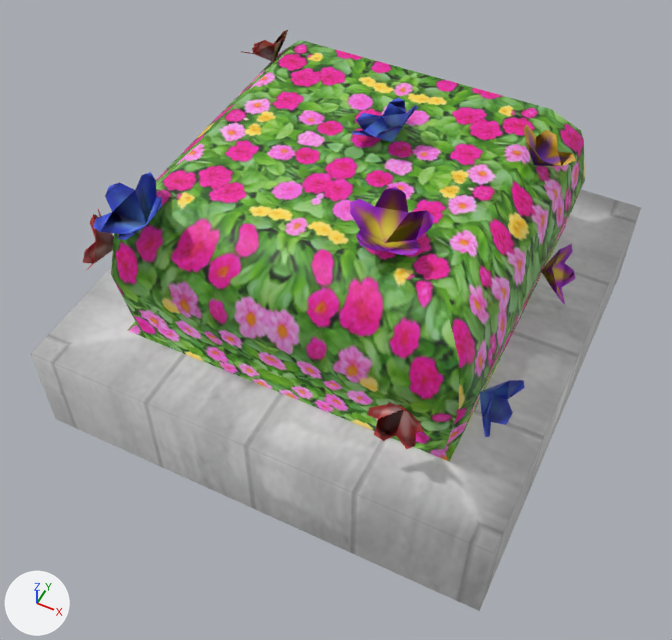
What one commit did to the FBX model Assets/XanaBuilder Assets/Models/VEG/03_Flowers/VEG0310039_Flowerpot4/VEG0310039.fbx.
Both versions are drawn from a 50 mm camera at (0.762, -1.662, 2.143) aimed at (0.014, -0.166, 0.274). The lights are fixed; the arrows at lower left show +X, +Y and +Z. Where no turn or scale is listed for an object, it has been applied to the vertices.

The first picture shows 'smVEG0310039'.
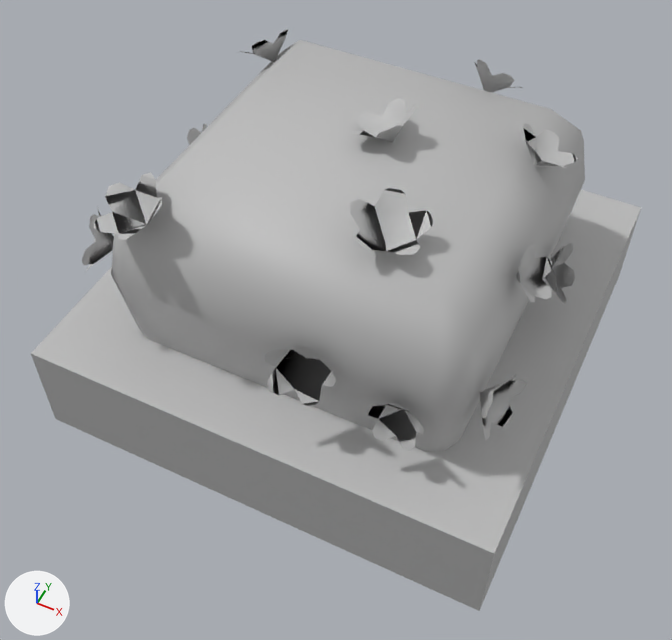
Edits to the scene script, one JSON object a line:
```json
{"op": "remove", "block": "mat_mtveg0310039_placemode", "code": "mat_mtveg0310039_placemode.texture = img_txveg0310039_diffuse_png"}
{"op": "add", "block": "mat_mtveg0310039_placemode", "code": "mat_mtveg0310039_placemode.base_color = (0.5, 0.5, 0.5)  # grey #bcbcbc"}
{"block": "me_mesh", "where": "# used by ob_smveg0310039; location = (0.0, 0.0, 0.0)"}
{"op": "remove", "block": "me_mesh", "code": "me_mesh.from_pydata(...)  # 233 vertices, 277 faces; spans x -0.634..0.634, y -0.634..0.634, z 0.0..0.825"}
{"op": "add", "block": "me_mesh", "code": "me_mesh.from_pydata(...)  # 358 vertices, 398 faces; spans x -0.634..0.634, y -0.634..0.634, z 0.0..0.825"}
{"block": "me_mesh", "change": "me_mesh part 1: a new loose piece of 21 vertices spanning x -0.573..-0.515, y -0.004..0.144, z 0.413..0.561, in mat_mtveg0310039_placemode (grey #bcbcbc)"}
{"block": "me_mesh", "change": "me_mesh part 2: a new loose piece of 21 vertices spanning x 0.461..0.55, y -0.206..-0.071, z 0.59..0.695, in mat_mtveg0310039_placemode (grey #bcbcbc)"}
{"block": "me_mesh", "change": "me_mesh part 3: a new loose piece of 21 vertices spanning x 0.113..0.261, y 0.392..0.503, z 0.68..0.788, in mat_mtveg0310039_placemode (grey #bcbcbc)"}
{"block": "me_mesh", "change": "me_mesh part 4: a new loose piece of 21 vertices spanning x 0.033..0.197, y -0.577..-0.481, z 0.439..0.602, in mat_mtveg0310039_placemode (grey #bcbcbc)"}
{"block": "me_mesh", "change": "me_mesh part 5"}
{"block": "me_mesh", "change": "17 vertices are removed from x -0.043..0.567, y -0.54..0.248, z 0.394..0.793"}
{"block": "me_mesh", "change": "66 faces are deleted"}
{"block": "me_mesh", "change": "43 vertices are added at x -0.051..0.569, y -0.543..0.253, z 0.392..0.795"}
{"block": "me_mesh", "change": "92 new faces join them"}
{"block": "me_mesh", "change": "me_mesh part 6"}
{"block": "me_mesh", "change": "5 vertices are removed from x -0.571..-0.499, y -0.504..-0.358, z 0.481..0.637"}
{"block": "me_mesh", "change": "19 faces are deleted"}
{"block": "me_mesh", "change": "10 vertices are added at x -0.573..-0.496, y -0.507..-0.35, z 0.48..0.644"}
{"block": "me_mesh", "change": "24 new faces join them"}
{"block": "me_mesh", "change": "me_mesh part 7"}
{"block": "me_mesh", "change": "10 vertices are removed from x -0.515..-0.116, y 0.261..0.548, z 0.353..0.762"}
{"block": "me_mesh", "change": "21 faces are deleted"}
{"block": "me_mesh", "change": "20 vertices are added at x -0.515..-0.111, y 0.261..0.552, z 0.352..0.763"}
{"block": "me_mesh", "change": "31 new faces join them"}
```

Changed parts and their boxes (x1, y1, x2, y2) in the pictures (672 x 640 px; the box of a moved part takes in the faces that stretch with it):
```json
{"object": "smVEG0310039", "change": "surface changed, reshaped", "before": [31, 30, 641, 611], "after": [31, 29, 641, 611]}
{"part": 1, "of": "me_mesh", "change": "added", "after": [187, 124, 207, 145]}
{"part": 2, "of": "me_mesh", "change": "added", "after": [516, 244, 552, 302]}
{"part": 3, "of": "me_mesh", "change": "added", "after": [475, 59, 522, 93]}
{"part": 4, "of": "me_mesh", "change": "added", "after": [265, 346, 337, 407]}
{"part": 5, "of": "me_mesh", "change": "moved or reshaped", "before": [351, 100, 576, 449], "after": [351, 100, 578, 451]}
{"part": 6, "of": "me_mesh", "change": "moved or reshaped", "before": [83, 172, 162, 271], "after": [82, 172, 162, 272]}
{"part": 7, "of": "me_mesh", "change": "moved or reshaped", "before": [241, 30, 288, 61], "after": [241, 29, 288, 61]}
```
